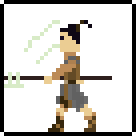
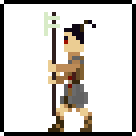
Layered file, before and after one edit (136×136). Changes by layer:
hid group "Attack 2" (5 layers) over [4, 12, 112, 132]
hid "2" (1st of 7, in "Attack 2") over [4, 12, 112, 132]
showed group "Death" (7 layers) over [4, 12, 112, 132]
showed "1" (3rd of 7, in "Death") over [4, 12, 112, 132]
